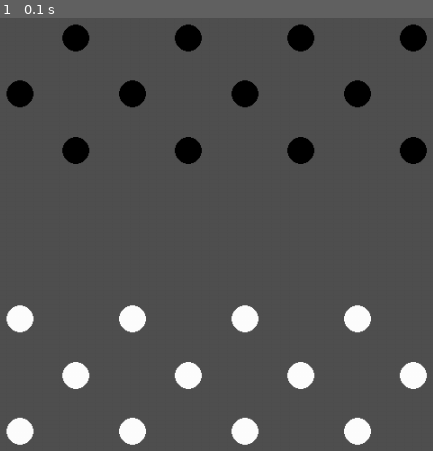
Above: before the commit, frame 1.
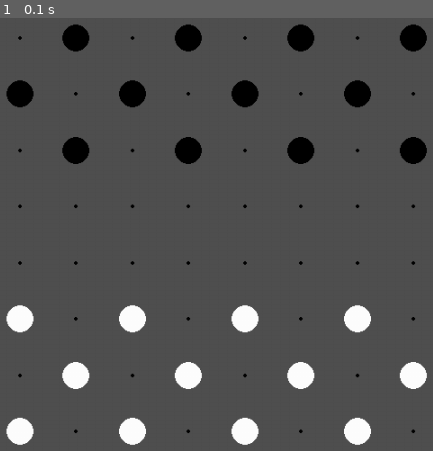
Above: after the commit, the same moment.

Repository: SrLeal42/Damas-Pygame
Game: pygame game, started from Main/Main.py
The game is run twice, just before and just after one commit, with the same random seed, the same clock (stepped at 60 frames per second) and the same inputs.
Inputs:
- Up to frame 1 (0.1 s): no input

The runs differ from the first frame. In frame 1, 0.2% of the frame differs, in the area x 4-96%, y 4-96%.

Commit message:
ADD: Iniciando Verificação de movimento e comer peça

Diff:
--- a/Main/Classes/Pecas.py
+++ b/Main/Classes/Pecas.py
@@ -1,3 +1,4 @@
+
 
 class Peca:
 
@@ -12,6 +13,7 @@
     start_x = 0
     start_y = 0
     tamanho = 15
+    comida = False
 
     def __init__(self,cor:int,linha:int,coluna:int,x=0,y=0,tipo=0):
         self.cor = cor
@@ -39,3 +41,12 @@
         if setStartCoord:
             self.start_coluna = coluna
             self.start_linha = linha
+
+
+    def ComerPeca(self, tabuleiro):
+        self.comida = True
+        tabuleiro[self.linha][self.coluna] = None
+        self.linha = -1
+        self.coluna = -1
+        self.start_coluna = 0
+        self.start_linha = 0
--- a/Main/Classes/Tabuleiro.py
+++ b/Main/Classes/Tabuleiro.py
@@ -74,7 +74,8 @@
 
                 peca = self.tabuleiro[i][j]
 
-                if peca == None:
+                if peca == None or peca.comida ==True:
+                    PG.draw.circle(window,BLACK,(LARGURA/2 + (-self.x_OffSet + (self.x_OffSet/4 * j)),ALTURA/2 + (-self.y_OffSet + (self.y_OffSet/4 * i))),2)
                     continue
 
                 color = WHITE if peca.cor == 0 else BLACK
@@ -102,8 +103,47 @@
                     closest_dist = dist
                     closest = [(x2,y2),(i,j)]
 
+        print(closest)
+        return closest
 
-        return closest
+
+    def VerifyMove(self, linha:int, coluna:int, peca:Peca):
+
+        orientacao_peca = -1 if peca.cor == 0 else 1
+        dif_linha = linha - peca.start_linha
+        dif_coluna = coluna - peca.start_coluna
+
+        if (dif_linha == 0 or dif_coluna == 0):
+            return False
+
+        if (self.tabuleiro[linha][coluna] != None):
+            return False
+
+        # Peça normal
+        if (peca.tipo == 0):
+
+            # Verificando a direção
+            if ((orientacao_peca < 0) != (dif_linha < 0)):
+                return False
+
+            # Verificando quantidade de quadrados pulados
+            if (abs(dif_coluna) > 2 or abs(dif_linha) > 2):
+                return False
+
+            if (abs(dif_coluna) == 2 or abs(dif_linha) == 2):
+                linha_between = linha + (orientacao_peca * -1)
+                orientacao_coluna = -1 if dif_coluna < 0 else 1
+                coluna_between = coluna + (orientacao_coluna * -1)
+                peca_between = self.tabuleiro[linha_between][coluna_between]
+                if (peca_between == None or peca_between.cor == peca.cor):
+                    return False
+                # else:
+                #     peca_between.ComerPeca(self.tabuleiro)
+
+
+
+        return True
+
 
 
     def TryChangePecaPlace(self, peca):
@@ -111,9 +151,12 @@
         closest = self.ClosePlace(peca.x,peca.y)
         # print(closest)
 
-        if (self.tabuleiro[closest[1][0]][closest[1][1]] != None):
+        canMove = self.VerifyMove(closest[1][0],closest[1][1],peca)
+
+        if (not canMove):
             peca.SetCoord(peca.start_x,peca.start_y,True)
             return
+
         self.tabuleiro[peca.start_linha][peca.start_coluna] = None
         self.tabuleiro[closest[1][0]][closest[1][1]] = peca
 
